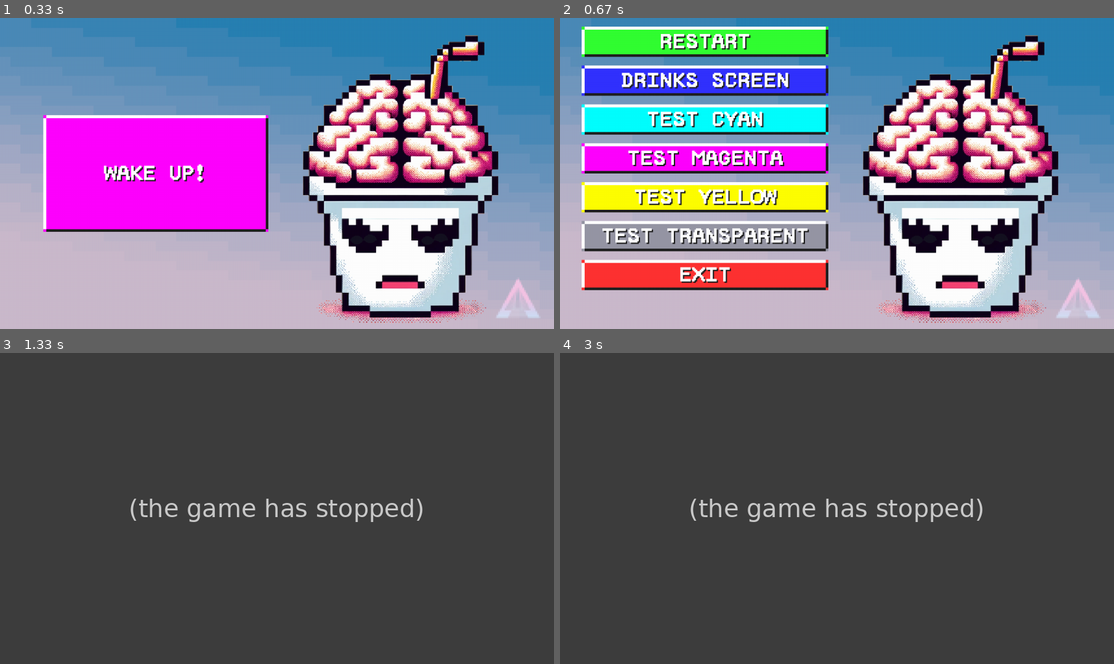
Above: before the commit, frames 1-4 (two rows, left to right).
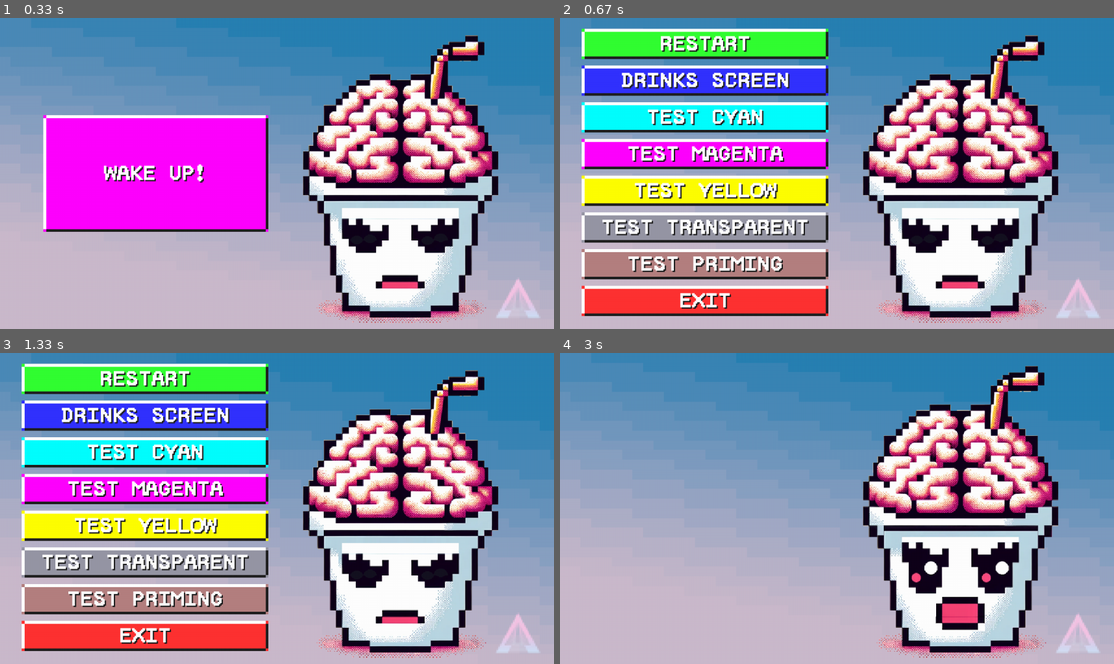
Above: after the commit, the same moments.

Repository: SoulAuctioneer/slerp
Game: pygame game, started from main.py
The game is run twice, just before and just after one commit, with the same random seed, the same clock (stepped at 60 frames per second) and the same inputs.
Inputs (mouse positions are in pixels of both pictures, inside the frame that each line leads up to):
- Up to frame 1 (0.33 s): no input
- Up to frame 2 (0.67 s): click (1108, 325) at 0.4 s
- Up to frame 3 (1.33 s): click "TEST PRIMING" at 0.73 s; click (548, 660) at 1.07 s
- Up to frame 4 (3 s): click "RESTART" at 2.07 s; click "WAKE UP!" at 2.4 s

Frame 1 is identical in both runs. In frame 2, 24% of the frame differs, in the area x 3-49%, y 2-96%; in frame 3, 99%; in frame 4, 100%, in the area x 0-100%, y 0-100%.
Before the commit the program exited at 0.78 s; later frames show no game.

Commit message:
menu tweak

Diff:
--- a/main_loop.py
+++ b/main_loop.py
@@ -134,14 +134,14 @@
 
     def page_admin(self):
         self.set_buttons([
-            Button(self.screen, pygame.Rect(50, 20, 570, 70), 'RESTART', (50, 255, 50), self.page_start),
+            Button(self.screen, pygame.Rect(50, 25, 570, 70), 'RESTART', (50, 255, 50), self.page_start),
             Button(self.screen, pygame.Rect(50, 110, 570, 70), 'DRINKS SCREEN', (50, 50, 255), self.show_drink_buttons),
-            Button(self.screen, pygame.Rect(50, 200, 570, 70), 'TEST CYAN', (0, 255, 255), lambda: self.dispenser.test('cyan')),
-            Button(self.screen, pygame.Rect(50, 290, 570, 70), 'TEST MAGENTA', (255, 0, 255), lambda: self.dispenser.test('magenta')),
-            Button(self.screen, pygame.Rect(50, 380, 570, 70), 'TEST YELLOW', (255, 255, 0), lambda: self.dispenser.test('yellow')),
-            Button(self.screen, pygame.Rect(50, 470, 570, 70), 'TEST TRANSPARENT', (150, 150, 165), lambda: self.dispenser.test('transparent')),
-            Button(self.screen, pygame.Rect(50, 560, 570, 70), 'TEST PRIMING', (180, 128, 128), self.dispenser.test_prime),
-            Button(self.screen, pygame.Rect(50, 560, 570, 70), 'EXIT', (255, 50, 50), self.stop_loop)
+            Button(self.screen, pygame.Rect(50, 195, 570, 70), 'TEST CYAN', (0, 255, 255), lambda: self.dispenser.test('cyan')),
+            Button(self.screen, pygame.Rect(50, 280, 570, 70), 'TEST MAGENTA', (255, 0, 255), lambda: self.dispenser.test('magenta')),
+            Button(self.screen, pygame.Rect(50, 365, 570, 70), 'TEST YELLOW', (255, 255, 0), lambda: self.dispenser.test('yellow')),
+            Button(self.screen, pygame.Rect(50, 450, 570, 70), 'TEST TRANSPARENT', (150, 150, 165), lambda: self.dispenser.test('transparent')),
+            Button(self.screen, pygame.Rect(50, 535, 570, 70), 'TEST PRIMING', (180, 128, 128), self.dispenser.test_prime),
+            Button(self.screen, pygame.Rect(50, 620, 570, 70), 'EXIT', (255, 50, 50), self.stop_loop)
         ])
 
     # Handle pygame events
